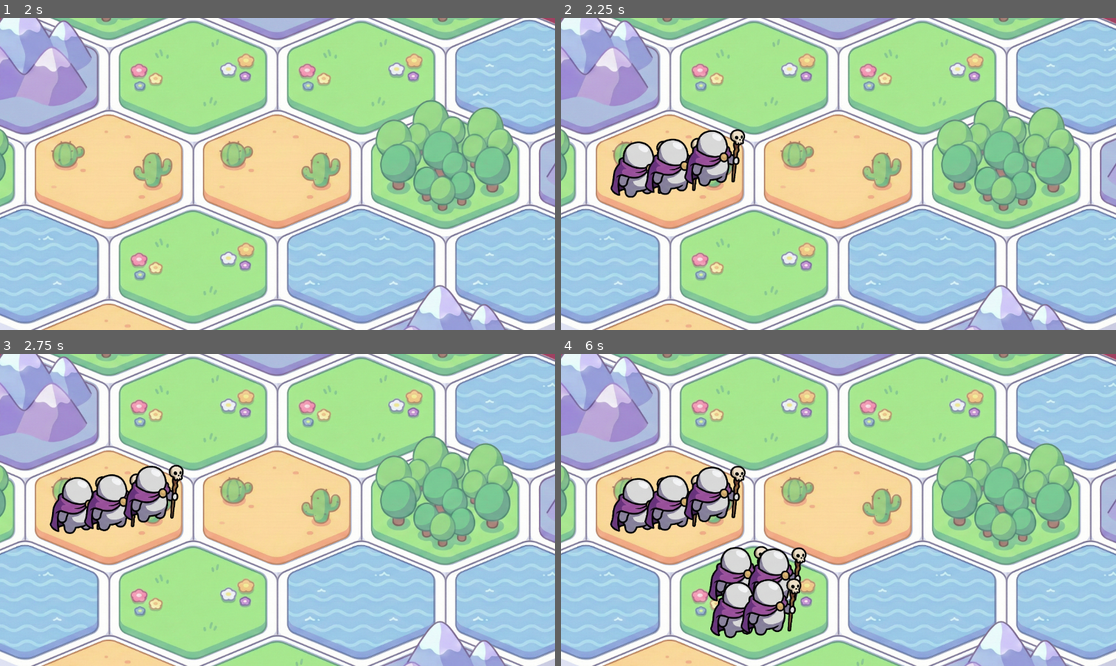
Above: before the commit, frames 1-4 (two rows, left to right).
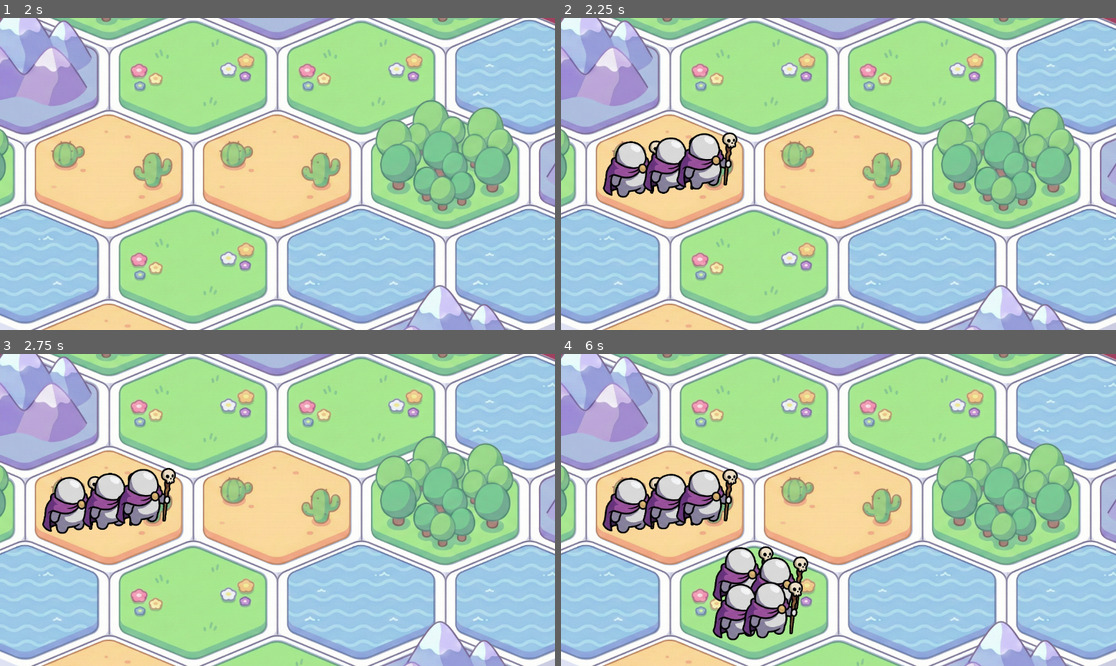
Above: after the commit, the same moments.

Repository: pebll/tbsge
Game: Godot game, scene res://scenes/runnables/unit_preview.tscn
Two runs of this game, one before a commit and one after it. Both use one fixed random seed, a clock stepped at 60 frames per second and the inputs below.
Inputs (mouse positions are in pixels of both pictures, inside the frame that each line leads up to):
- Up to frame 1 (2 s): tap Enter at 0.5 s; drag from (27, 267) to (27, 80) at 0.52 s; tap Space at 1.25 s; drag from (27, 80) to (27, 267) at 1.27 s
- Up to frame 2 (2.25 s): tap Enter at 2 s; move the mouse to (672, 174) at 2.02 s; click (672, 174) at 2.17 s
- Up to frame 3 (2.75 s): no input
- Up to frame 4 (6 s): drag from (672, 510) to (588, 416) at 2.77 s; drag from (672, 503) to (755, 603) at 3.52 s; drag from (672, 510) to (755, 603) at 4.27 s; move the mouse to (672, 510) at 5.02 s; click (672, 510) at 5.17 s; drag from (755, 603) to (672, 510) at 5.77 s

Frame 1 is identical in both runs. In frame 2, 2.8% of the frame differs, in the area x 7-34%, y 35-58%; in frame 3, 2.8%; in frame 4, 5.6%, in the area x 7-45%, y 35-92%.

Commit message:
hit and death anims

Diff:
--- /dev/null
+++ b/assets/shaders/sprite_white_flash.gdshader
@@ -0,0 +1,9 @@
+shader_type canvas_item;
+
+uniform float flash_amount : hint_range(0.0, 1.0) = 0.0;
+
+void fragment() {
+	vec4 col = texture(TEXTURE, UV);
+	col.rgb = mix(col.rgb, vec3(1.0), flash_amount);
+	COLOR = col;
+}
--- a/scripts/core/game_manager.gd
+++ b/scripts/core/game_manager.gd
@@ -70,7 +70,7 @@
 	tile_visu.legion_visu = legionVisu
 	legionVisu.init(legion)
 	legionVisu.position = tile_visu.position
-	legionVisu.z_index = tile_visu.z_index + 1
+	# Let Y-sort / internal unit z-indices handle draw order.
 
 func inspect_tile(coords: Vector2i) -> void:
 	if not tile_info_panel:
@@ -171,14 +171,19 @@
 		var dir := difference.normalized()
 
 		atk_visu.animate_unit_attack(atk_unit, dir)
-		def_visu.animate_unit_hitted(def_unit, dir, def_hp_before, def_hp_after, float(def_unit.max_health))
 
 		# If a unit dies on this hit, remove it from the defending legion visu immediately.
 		var hit_idx: int = h["hit_index"]
+		var died_on_hit := false
 		if deaths_by_hit.has(hit_idx):
 			var d = deaths_by_hit[hit_idx]
-			if d["legion"] == def_legion:
-				def_visu.remove_unit(d["unit"])
+			if d.get("legion") == def_legion and d.get("unit") == def_unit:
+				died_on_hit = true
+				def_visu.animate_unit_death(def_unit, dir)
+
+		# Only play the regular hit feedback if the unit survived this hit.
+		if not died_on_hit:
+			def_visu.animate_unit_hitted(def_unit, dir, def_hp_before, def_hp_after, float(def_unit.max_health))
 
 		# Wait for animation to read sequentially.
 		await get_tree().create_timer(gap_s).timeout
--- a/scripts/visu/legion_visu.gd
+++ b/scripts/visu/legion_visu.gd
@@ -5,16 +5,26 @@
 var _unit_to_visu: Dictionary = {}
 
 @onready var units: Node2D = $Units
+var corpses: Node2D
 @onready var idle_tween : Tween
 @onready var active_tween : Tween
 @onready var move_tween : Tween
 
 var current_offset: Vector2 = Vector2(0, 0)
+var _formation_seed: int = 0
 
 func init(legion: Legion) -> void:
 	self.legion = legion
 	# position is set by GameManager from tile visual
 	_unit_to_visu.clear()
+	# Keep formation offsets stable across re-packs.
+	_formation_seed = randi()
+	if corpses == null:
+		corpses = Node2D.new()
+		corpses.name = "Corpses"
+		# Keep dying units on same render layer as the formation.
+		corpses.z_index = units.z_index
+		add_child(corpses)
 	for unit in self.legion.units:
 		var unitVisu = preload("res://scenes/unit.tscn").instantiate()
 		unitVisu.init(unit)
@@ -24,6 +34,15 @@
 	for unit in units.get_children():
 		unit.update_sprite()
 		unit.start_idle_animation()
+
+func _stable_jitter(i: int, amount: float) -> Vector2:
+	# Deterministic pseudo-random jitter in [-amount, amount].
+	# Avoids formations "shuffling" every time we re-pack.
+	var sx := sin(float(_formation_seed) + float(i) * 12.9898) * 43758.5453
+	var sy := sin(float(_formation_seed) + float(i) * 78.233) * 12515.8731
+	var rx := (fposmod(sx, 1.0) * 2.0 - 1.0) * amount
+	var ry := (fposmod(sy, 1.0) * 2.0 - 1.0) * amount
+	return Vector2(rx, ry)
 
 func update_local_positions():
 	var base_spacing = 30
@@ -43,9 +62,9 @@
 		var x = (col - cols/2.0 + 0.5) * base_spacing
 		var y = (row - ceil(legion.unit_count / cols) / 2.0 + 0.5) * base_spacing * 0.8
 
-		  # Add small random offset
-		x += randf_range(-randomness, randomness)
-		y += randf_range(-randomness, randomness)
+		var jitter := _stable_jitter(i, float(randomness))
+		x += jitter.x
+		y += jitter.y
 
 		positions.append(Vector2(x, y))
 
@@ -122,6 +141,31 @@
 		uv.show_combat_hp_chip(hp_before, hp_after, hp_max)
 	uv.juice_hitted(direction)
 
+func animate_unit_death(unit: Unit, direction: Vector2) -> void:
+	var uv: UnitVisu = _unit_to_visu.get(unit)
+	if not uv:
+		return
+
+	# Hide instantly — the corpse flies away with the body, no fade.
+	uv.hide_combat_hp_fx(true)
+
+	# Remove from formation immediately so survivors can re-pack,
+	# but keep the node alive long enough to play the death tween.
+	_unit_to_visu.erase(unit)
+	if corpses and uv.get_parent() == units:
+		units.remove_child(uv)
+		corpses.add_child(uv)
+	update_local_positions()
+	tween_units_to_local_positions()
+
+	# Face attacker, but don't do the little direction "juice" nudge (it fights knockback).
+	uv.set_facing(-direction)
+	var t := uv.juice_die(direction)
+	if t:
+		await t.finished
+	if is_instance_valid(uv):
+		uv.queue_free()
+
 func remove_unit(unit: Unit) -> void:
 	var uv: UnitVisu = _unit_to_visu.get(unit)
 	if uv:
--- a/scripts/visu/unit_visu.gd
+++ b/scripts/visu/unit_visu.gd
@@ -20,17 +20,53 @@
 var _hp_fx_token: int = 0
 var _hp_fx_hide_tween: Tween
 
+const FLASH_SHADER := preload("res://assets/shaders/sprite_white_flash.gdshader")
+const BASE_SPRITE_SCALE := Vector2(0.2, 0.2)
+
+var _flash_mat: ShaderMaterial
+var _flash_tween: Tween
+
 func init(unit: Unit):
 	self.unit = unit
 
 func _ready() -> void:
+	_setup_flash_shader()
 	_build_hp_fx()
+
+func _setup_flash_shader() -> void:
+	_flash_mat = ShaderMaterial.new()
+	_flash_mat.shader = FLASH_SHADER
+	_flash_mat.set_shader_parameter("flash_amount", 0.0)
+	sprite.material = _flash_mat
+
+func _get_base_scale() -> Vector2:
+	return BASE_SPRITE_SCALE
+
+func _play_white_flash(duration: float) -> void:
+	if not _flash_mat:
+		return
+	if _flash_tween and _flash_tween.is_running():
+		_flash_tween.kill()
+	_flash_mat.set_shader_parameter("flash_amount", 1.0)
+	_flash_tween = create_tween()
+	_flash_tween.tween_method(_set_flash_amount, 1.0, 0.0, duration).set_trans(Tween.TRANS_SINE).set_ease(Tween.EASE_OUT)
+
+func _set_flash_amount(amount: float) -> void:
+	if _flash_mat:
+		_flash_mat.set_shader_parameter("flash_amount", amount)
+
+func set_facing(direction: Vector2) -> void:
+	# Like update_direction(), but without the little "juice_direct" nudge.
+	direction_right = direction.x >= 0
+	direction_front = direction.y >= 0
+	update_sprite()
 
 func _build_hp_fx() -> void:
 	_hp_fx_root = Control.new()
 	_hp_fx_root.visible = false
 	_hp_fx_root.modulate = Color(1, 1, 1, 0)
-	_hp_fx_root.z_index = 2000
+	# Needs to render above tiles/units; keep below CANVAS_ITEM_Z_MAX.
+	_hp_fx_root.z_index = 3500
 	# Attach to the sprite so it follows per-unit hit/move "juice" motion.
 	sprite.add_child(_hp_fx_root)
 
@@ -119,11 +155,19 @@
 	_hp_fx_tween.set_trans(Tween.TRANS_QUAD).set_ease(Tween.EASE_OUT)
 	_hp_fx_tween.tween_property(_hp_bar_chip, "value", clampf(hp_after, 0.0, max_v), 0.65)
 
-func hide_combat_hp_fx() -> void:
+func hide_combat_hp_fx(instant: bool = false) -> void:
 	if not _hp_fx_root:
 		return
+	if _hp_fx_tween and _hp_fx_tween.is_running():
+		_hp_fx_tween.kill()
 	if _hp_fx_hide_tween and _hp_fx_hide_tween.is_running():
 		_hp_fx_hide_tween.kill()
+
+	if instant:
+		_hp_fx_root.modulate.a = 0.0
+		_hp_fx_root.visible = false
+		return
+
 	_hp_fx_hide_tween = create_tween()
 	_hp_fx_hide_tween.set_trans(Tween.TRANS_SINE).set_ease(Tween.EASE_IN)
 	_hp_fx_hide_tween.tween_property(_hp_fx_root, "modulate:a", 0.0, 0.22)
@@ -149,7 +193,7 @@
 	sprite.position = local_position
 
 func start_idle_animation():
-	var base_scale = 0.2
+	var base_scale := BASE_SPRITE_SCALE.x
 	var stretch_percentage = 0.02
 	var scale_high = base_scale*(1+stretch_percentage)
 	var scale_low = base_scale*(1-stretch_percentage)
@@ -175,19 +219,97 @@
 	active_tween.tween_property(sprite, "position", current_offset + local_position, attack_time).set_trans(Tween.TRANS_EXPO).set_ease(Tween.EASE_IN_OUT)
 	active_tween.parallel().tween_property(sprite, "rotation", 0, attack_time).set_trans(Tween.TRANS_EXPO).set_ease(Tween.EASE_IN_OUT)
 
-func juice_hitted(direction: Vector2):
-	print("I AM HIT")
-	var target_pos = direction * 10
-	var target_rot = 0.1 * direction.x
-	var attack_time = 0.2
-	# TODO: some kind of state machine for switch animation states
-	active_tween = create_tween()
-	active_tween.tween_property(sprite, "position", current_offset + target_pos + local_position, attack_time).set_trans(Tween.TRANS_EXPO).set_ease(Tween.EASE_OUT)
-	active_tween.parallel().tween_property(sprite, "rotation", target_rot, attack_time).set_trans(Tween.TRANS_EXPO).set_ease(Tween.EASE_OUT)
-	active_tween.parallel().tween_property(sprite, "self_modulate", Color.ORANGE_RED, attack_time).set_trans(Tween.TRANS_EXPO).set_ease(Tween.EASE_OUT)
-	active_tween.tween_property(sprite, "position", current_offset + local_position, attack_time).set_trans(Tween.TRANS_EXPO).set_ease(Tween.EASE_IN_OUT)
-	active_tween.parallel().tween_property(sprite, "rotation", 0, attack_time).set_trans(Tween.TRANS_EXPO).set_ease(Tween.EASE_IN_OUT)
-	active_tween.parallel().tween_property(sprite, "self_modulate", Color.WHITE, attack_time).set_trans(Tween.TRANS_EXPO).set_ease(Tween.EASE_IN_OUT)
+func juice_hitted(_direction: Vector2) -> void:
+	if active_tween and active_tween.is_running():
+		active_tween.kill()
+	if idle_tween and idle_tween.is_running():
+		idle_tween.kill()
+
+	_play_white_flash(0.55)
+
+	var rng := RandomNumberGenerator.new()
+	rng.randomize()
+	var base_scale := _get_base_scale()
+	var squish_angle := rng.randf_range(0.0, TAU)
+	var fat := rng.randf_range(1.35, 1.65)
+	var thin := rng.randf_range(0.55, 0.72)
+	var squish_scale := Vector2(base_scale.x * fat, base_scale.y * thin)
+
+	active_tween = create_tween()
+	active_tween.tween_property(sprite, "rotation", squish_angle, 0.05)
+	active_tween.parallel().tween_property(sprite, "scale", squish_scale, 0.07).set_trans(Tween.TRANS_EXPO).set_ease(Tween.EASE_OUT)
+	active_tween.tween_property(sprite, "scale", base_scale, 0.28).set_trans(Tween.TRANS_ELASTIC).set_ease(Tween.EASE_OUT)
+	active_tween.parallel().tween_property(sprite, "rotation", 0.0, 0.28).set_trans(Tween.TRANS_SINE).set_ease(Tween.EASE_OUT)
+	active_tween.tween_callback(start_idle_animation)
+
+func juice_die(direction: Vector2) -> Tween:
+	if idle_tween and idle_tween.is_running():
+		idle_tween.kill()
+	if active_tween and active_tween.is_running():
+		active_tween.kill()
+	if move_tween and move_tween.is_running():
+		move_tween.kill()
+	if _flash_tween and _flash_tween.is_running():
+		_flash_tween.kill()
+
+	# Death should replace hit animation, but still flashes white.
+	_play_white_flash(0.45)
+
+	var rng := RandomNumberGenerator.new()
+	rng.randomize()
+
+	var dir := direction
+	if dir.length_squared() < 0.0001:
+		dir = Vector2.RIGHT
+	dir = dir.normalized()
+
+	var base_pos: Vector2 = sprite.position
+	var base_scale := _get_base_scale()
+	# Fly farther away from the impact.
+	var knock_a := dir * rng.randf_range(34.0, 48.0) + Vector2(0, rng.randf_range(8.0, 14.0))
+	var knock_b := knock_a + Vector2(rng.randf_range(-18.0, 18.0), rng.randf_range(22.0, 36.0))
+
+	# More inertia: big initial spin + damped wobble after.
+	# Spin direction should oppose the impact direction for readability.
+	var impact_sign := 1.0 if dir.x >= 0.0 else -1.0
+	var spin_a := -impact_sign * rng.randf_range(2.2, 3.4)
+	if rng.randf() < 0.25:
+		spin_a *= -1.0 # occasional variation
+	var spin_b := spin_a + (-impact_sign * rng.randf_range(0.9, 1.6))
+	var spin_c := spin_b * 0.55
+	var spin_d := spin_c * 0.45
+
+	# ~50% height squish, widened to read as impact flatten.
+	var mega_squish := Vector2(
+		base_scale.x * rng.randf_range(1.35, 1.55),
+		base_scale.y * rng.randf_range(0.45, 0.55)
+	)
+	# Keep the squish; don't "reset" scale at the end.
+
+	active_tween = create_tween()
+	active_tween.set_trans(Tween.TRANS_EXPO).set_ease(Tween.EASE_OUT)
+	active_tween.tween_property(sprite, "position", base_pos + knock_a, 0.16)
+	active_tween.parallel().tween_property(sprite, "rotation", spin_a, 0.22)
+	active_tween.parallel().tween_property(sprite, "scale", mega_squish, 0.14)
+
+	# Main fall / tumble — fade starts here (not at the end).
+	active_tween.set_trans(Tween.TRANS_QUAD).set_ease(Tween.EASE_IN)
+	active_tween.tween_property(sprite, "position", base_pos + knock_b, 0.36)
+	active_tween.parallel().tween_property(sprite, "rotation", spin_b, 0.36)
+	active_tween.parallel().tween_property(
+		sprite, "scale", mega_squish * Vector2(rng.randf_range(0.85, 1.05), rng.randf_range(0.9, 1.15)), 0.28
+	)
+	active_tween.parallel().tween_property(sprite, "modulate:a", 0.0, 0.34)
+
+	# Short ragdoll wobble while already fading out.
+	active_tween.set_trans(Tween.TRANS_SINE).set_ease(Tween.EASE_OUT)
+	active_tween.tween_property(sprite, "rotation", spin_c, 0.14)
+	active_tween.parallel().tween_property(
+		sprite, "position", base_pos + knock_b + Vector2(rng.randf_range(-4.0, 4.0), rng.randf_range(2.0, 6.0)), 0.14
+	)
+	active_tween.parallel().tween_property(sprite, "rotation", spin_d, 0.1)
+
+	return active_tween
 
 func juice_squish():
 	if active_tween and active_tween.is_running():
Not shown, added: assets/shaders/sprite_white_flash.gdshader.uid
